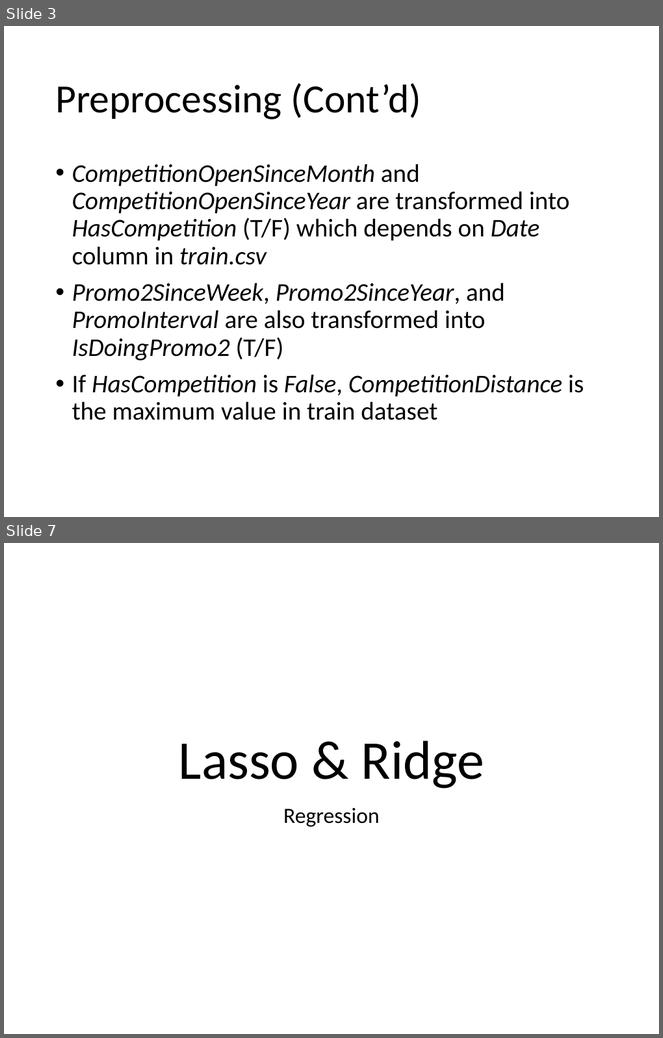
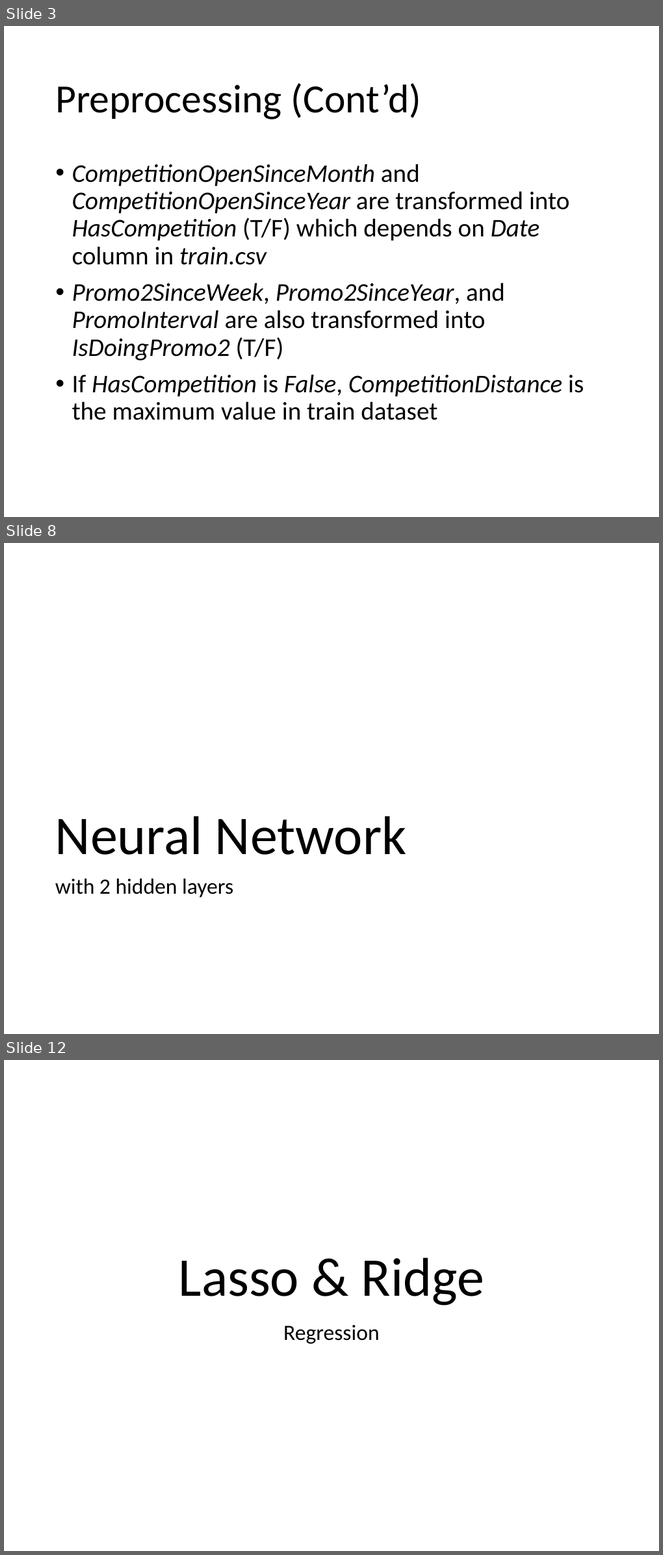
Before and after one commit to Stefan0010/CZ4041, a slide deck: slides/main.pptx. Shown one above the other, each under a label of ours: slides 3 and 7 before the commit, slides 3, 8 and 12 after it; the slides between them are not shown. The pictures are 663x1038 and 663x1555 pixels, drawn with LibreOffice and Linux fonts; fonts in the diff are those of the drawing. Boxes give left, top, right and bottom in pixels: in the first picture for what was removed or moved away, otherwise in the second. Text is boxed around its words. In the diff, an @@ line names an element or a change of style, - is before the commit and + after.

```diff
--- a/slides/main.pptx
+++ b/slides/main.pptx
@@ slide 8 added at (4,543,659,1034), background #FFFFFF @@
@@ title added at (55,816,406,855), 60 pt, text #000000 @@
+Neural Network
@@ text added at (55,878,233,898), 24 pt, text #000000 @@
+with 2 hidden layers
@@ what was slide 7 is now slide 12 @@
```
Also in this commit, not shown: 2 slides changed, 11 other slides added, 1 slide removed.
